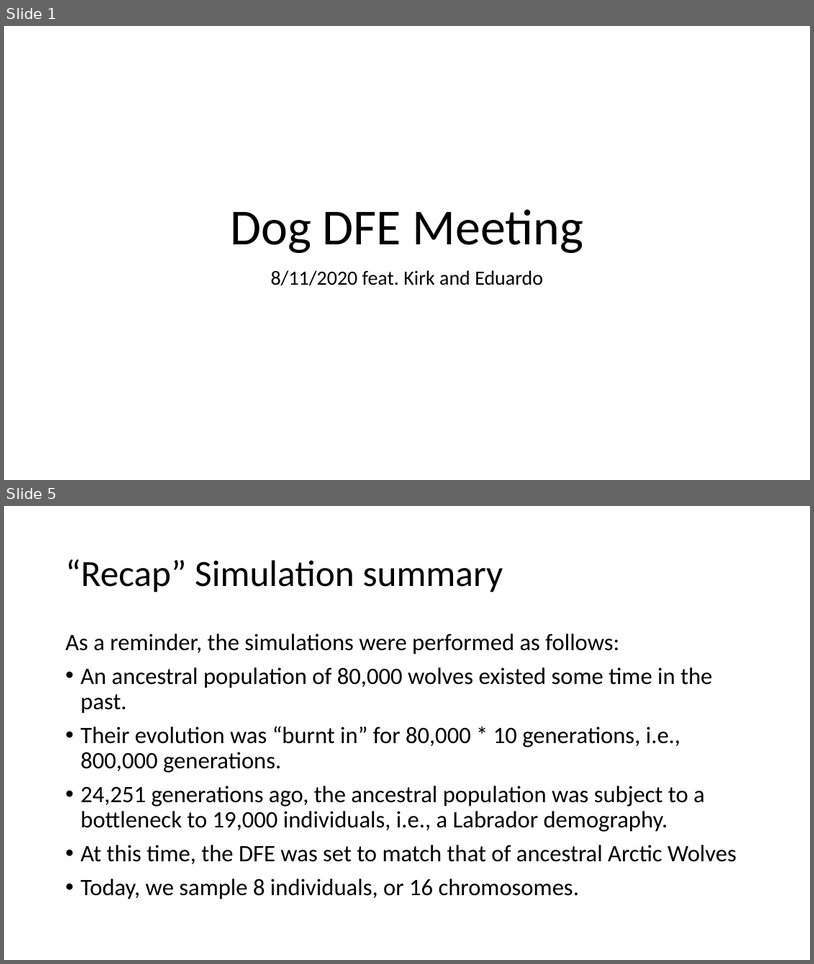
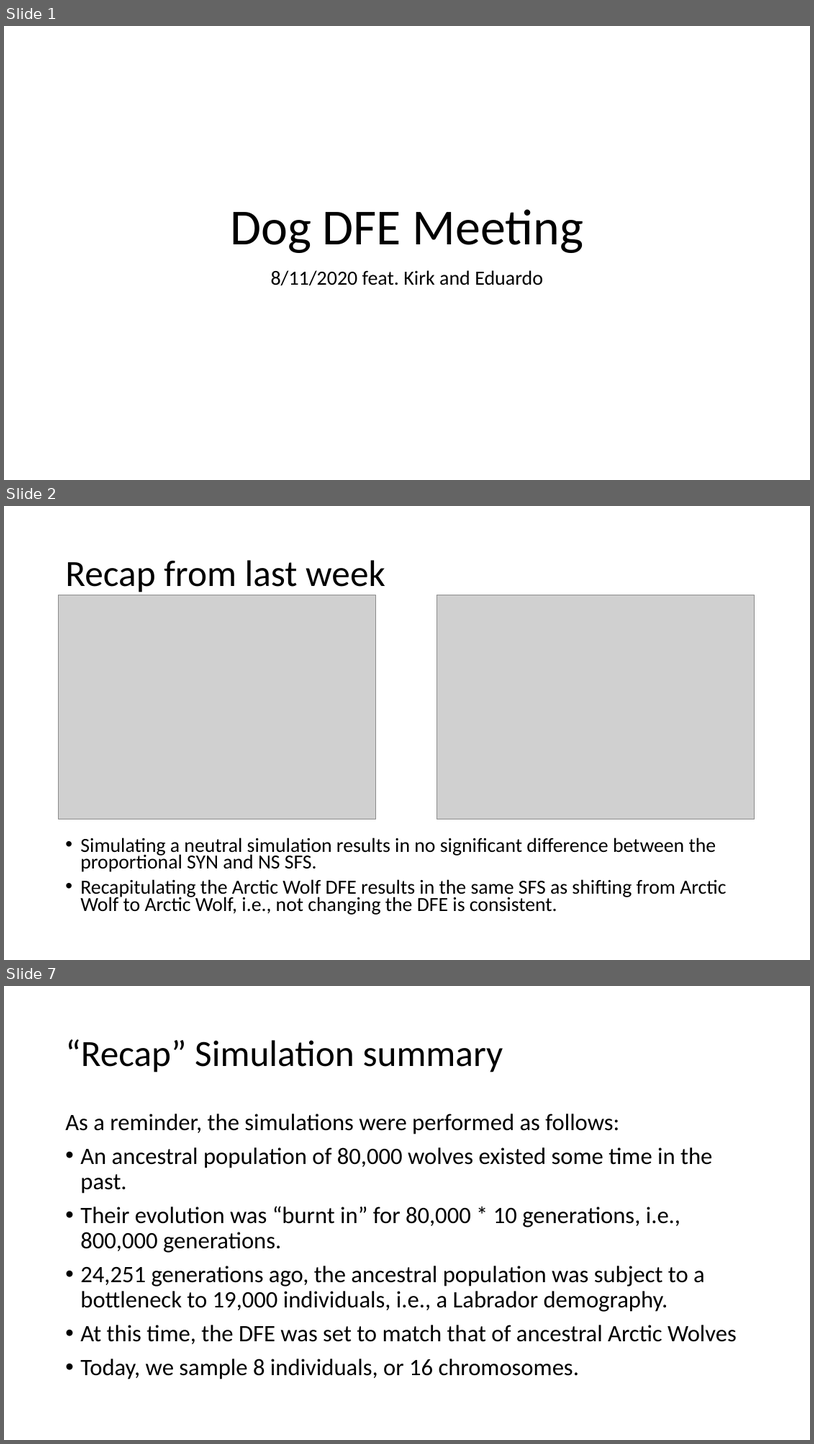
Before and after one commit to jon-mah/lohmueller_lab, a slide deck: 2020_08_25_dog_dfe_meeting.pptx. Shown one above the other, each under a label of ours: slides 1 and 5 before the commit, slides 1, 2 and 7 after it; the slides between them are not shown. The pictures are 814x964 and 814x1444 pixels, drawn with LibreOffice and Linux fonts; fonts in the diff are those of the drawing; grey boxes stand for pictures. Boxes give left, top, right and bottom in pixels: in the first picture for what was removed or moved away, otherwise in the second. Text is boxed around its words. In the diff, an @@ line names an element or a change of style, - is before the commit and + after.

Commit message:
no demo no shift sim.

```diff
--- a/2020_08_25_dog_dfe_meeting.pptx
+++ b/2020_08_25_dog_dfe_meeting.pptx
@@ slide 2 added at (4, 506, 810, 960), background #FFFFFF @@
@@ title added at (65, 560, 386, 592), 44 pt, text #000000 @@
+Recap from last week
@@ picture added at (58, 595, 376, 818) @@
@@ picture added at (437, 595, 756, 818) @@
@@ text added at (80, 837, 726, 914), 23.8 pt, text #000000 @@
+• Simulating a neutral simulation results in no significant difference between the proportional SYN and NS SFS.
+• Recapitulating the Arctic Wolf DFE results in the same SFS as shifting from Arctic Wolf to Arctic Wolf, i.e., not changing the DFE is consistent.
@@ what was slide 5 is now slide 7 @@
```
Also in this commit, not shown: 5 other slides added, 3 slides removed, 16 other files.
